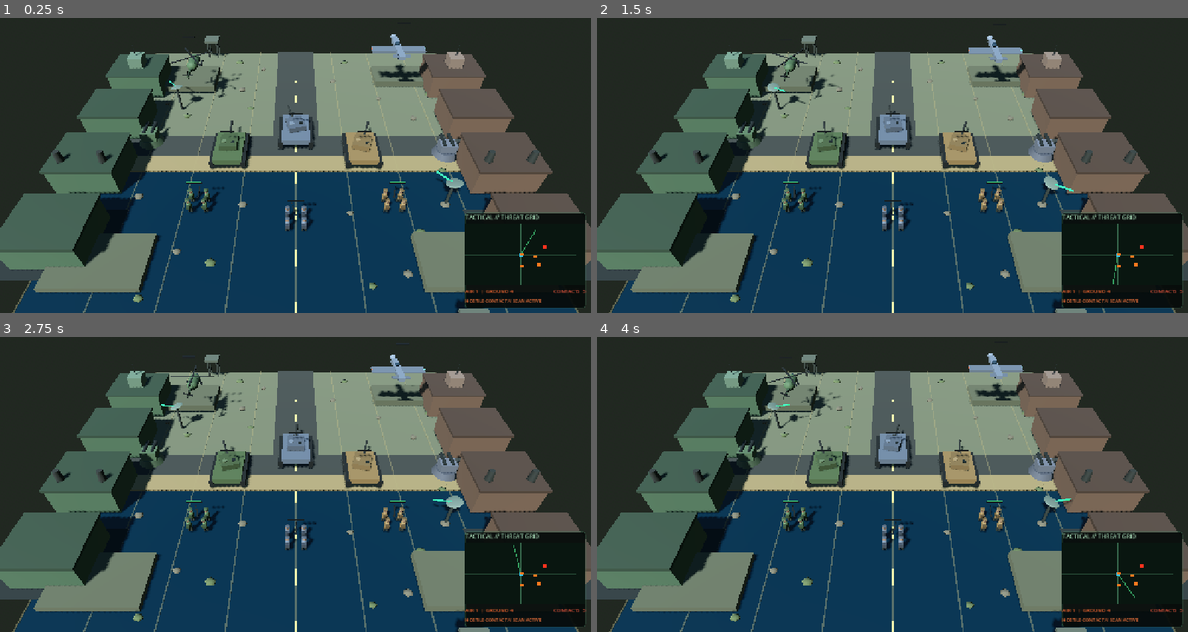
Above: before the commit, frames 1-4 (two rows, left to right).
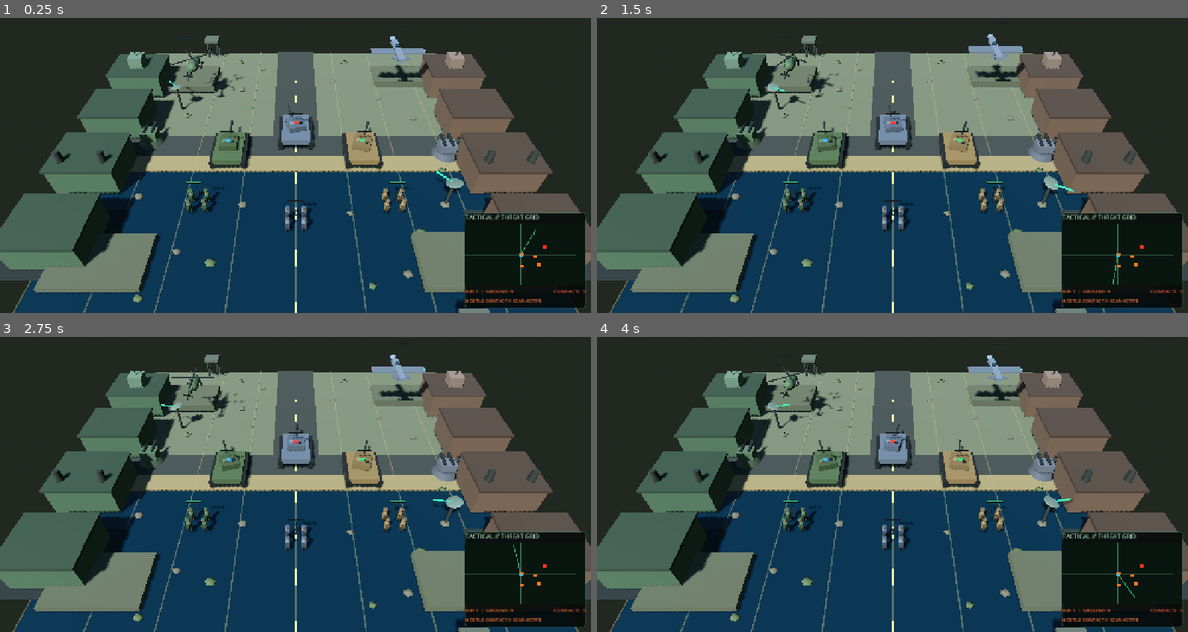
Above: after the commit, the same moments.

Repository: Jamalalbaroty/storm-generals-mobil
Game: Godot game, scene res://prototype_3d/battlefield_3d.tscn
The game is run twice, just before and just after one commit, with the same random seed, the same clock (stepped at 60 frames per second) and the same inputs. This scene is started directly instead of the project's main scene.
Inputs (mouse positions are in pixels of both pictures, inside the frame that each line leads up to):
- Up to frame 1 (0.25 s): no input
- Up to frame 2 (1.5 s): move the mouse to (1022, 130) at 0.52 s; click (1022, 130) at 0.67 s; drag from (774, 162) to (862, 212) at 1.27 s
- Up to frame 3 (2.75 s): move the mouse to (354, 393) at 2.02 s; click (354, 393) at 2.17 s
- Up to frame 4 (4 s): drag from (862, 531) to (715, 416) at 2.77 s; move the mouse to (1069, 516) at 3.52 s; click (1069, 516) at 3.67 s

The runs differ from the first frame. In frame 1, 0.6% of the frame differs, in the area x 29-73%, y 5-42%; in frame 2, 0.5%; in frame 3, 0.3%; in frame 4, 0.5%.

Commit message:
Add distinct faction insignias to tanks and infantry (#62)
* Add faction insignias to infantry and tanks

* Test faction insignias on all four armies

Diff:
--- a/prototype_3d/battlefield_3d.gd
+++ b/prototype_3d/battlefield_3d.gd
@@ -729,6 +729,18 @@
 			return Color(0.88, 0.68, 0.22)
 		_:
 			return Color(0.62, 0.62, 0.58)
+
+
+func _add_faction_insignia(parent: Node3D, faction_id: String, local_position: Vector3, badge_size: Vector3) -> MeshInstance3D:
+	var insignia := MeshInstance3D.new()
+	insignia.name = "FactionInsignia"
+	var badge_mesh := BoxMesh.new()
+	badge_mesh.size = badge_size
+	insignia.mesh = badge_mesh
+	insignia.position = local_position
+	insignia.material_override = _make_armour_material(_get_faction_accent_color(faction_id))
+	parent.add_child(insignia)
+	return insignia
 
 
 func _add_base_building(at: Vector3, kind: String, tint: Color, faction_id: String, build_progress: float = 1.0, show_progress: bool = false) -> Node3D:
@@ -1922,9 +1934,10 @@
 		Vector3(-0.72, 0.0, 0.72),
 		Vector3(0.72, 0.0, 0.72)
 	]
-	for offset in soldier_offsets:
+	for soldier_index in range(soldier_offsets.size()):
 		var soldier := Node3D.new()
-		soldier.position = offset
+		soldier.name = "Soldier_" + str(soldier_index)
+		soldier.position = soldier_offsets[soldier_index]
 		squad.add_child(soldier)
 
 		var body := MeshInstance3D.new()
@@ -1953,6 +1966,7 @@
 		helmet.position.y = 1.66
 		helmet.material_override = _make_armour_material(faction_color.darkened(0.22))
 		soldier.add_child(helmet)
+		_add_faction_insignia(soldier, faction_id, Vector3(0.0, 1.02, -0.215), Vector3(0.18, 0.20, 0.045))
 
 		var soldier_legs: Array[Node3D] = []
 		for leg_side in [-1.0, 1.0]:
@@ -2057,8 +2071,10 @@
 
 	# Rotating turret pivot keeps the gun and armour aligned while scanning.
 	var turret_pivot := Node3D.new()
+	turret_pivot.name = "TurretPivot"
 	turret_pivot.position = Vector3(0.0, 1.55, -0.15)
 	tank.add_child(turret_pivot)
+	_add_faction_insignia(turret_pivot, faction_id, Vector3(0.0, 0.36, 0.15), Vector3(0.48, 0.12, 0.28))
 	showcase_turrets.append(turret_pivot)
 
 	var turret := MeshInstance3D.new()
--- a/prototype_3d/smoke_test.gd
+++ b/prototype_3d/smoke_test.gd
@@ -63,6 +63,25 @@
 		Color(0.88, 0.68, 0.22)
 	]
 	for faction_index in range(faction_ids.size()):
+		var unit_expected_color: Color = faction_colors[faction_index]
+		var faction_tank := battlefield.call("spawn_game_unit", "tank", Vector3(-72.0 + float(faction_index) * 12.0, 0.0, 38.0), faction_ids[faction_index], Color(0.32, 0.38, 0.30)) as Node3D
+		var tank_insignia := faction_tank.get_node_or_null("TurretPivot/FactionInsignia") as MeshInstance3D if faction_tank != null else null
+		var tank_badge_material := tank_insignia.material_override as StandardMaterial3D if tank_insignia != null else null
+		var tank_badge_color := tank_badge_material.albedo_color if tank_badge_material != null else Color.BLACK
+		var tank_color_mismatch := absf(tank_badge_color.r - unit_expected_color.r) > 0.001 or absf(tank_badge_color.g - unit_expected_color.g) > 0.001 or absf(tank_badge_color.b - unit_expected_color.b) > 0.001
+		if tank_badge_material == null or tank_color_mismatch:
+			push_error("Faction tank insignia is incorrect for: " + faction_ids[faction_index])
+			quit(1)
+			return
+		var faction_infantry := battlefield.call("spawn_game_unit", "infantry", Vector3(-72.0 + float(faction_index) * 12.0, 0.0, 46.0), faction_ids[faction_index], Color(0.32, 0.38, 0.30)) as Node3D
+		var infantry_insignia := faction_infantry.get_node_or_null("Soldier_0/FactionInsignia") as MeshInstance3D if faction_infantry != null else null
+		var infantry_badge_material := infantry_insignia.material_override as StandardMaterial3D if infantry_insignia != null else null
+		var infantry_badge_color := infantry_badge_material.albedo_color if infantry_badge_material != null else Color.BLACK
+		var infantry_color_mismatch := absf(infantry_badge_color.r - unit_expected_color.r) > 0.001 or absf(infantry_badge_color.g - unit_expected_color.g) > 0.001 or absf(infantry_badge_color.b - unit_expected_color.b) > 0.001
+		if infantry_badge_material == null or infantry_color_mismatch:
+			push_error("Faction infantry insignia is incorrect for: " + faction_ids[faction_index])
+			quit(1)
+			return
 		var faction_building := battlefield.call("spawn_game_building", "command", Vector3(-72.0 + float(faction_index) * 12.0, 0.0, 28.0), faction_ids[faction_index], Color(0.32, 0.38, 0.30)) as Node3D
 		var faction_stripe: MeshInstance3D = faction_building.get_node_or_null("FactionStripe") as MeshInstance3D if faction_building != null else null
 		var stripe_material: StandardMaterial3D = faction_stripe.material_override as StandardMaterial3D if faction_stripe != null else null
